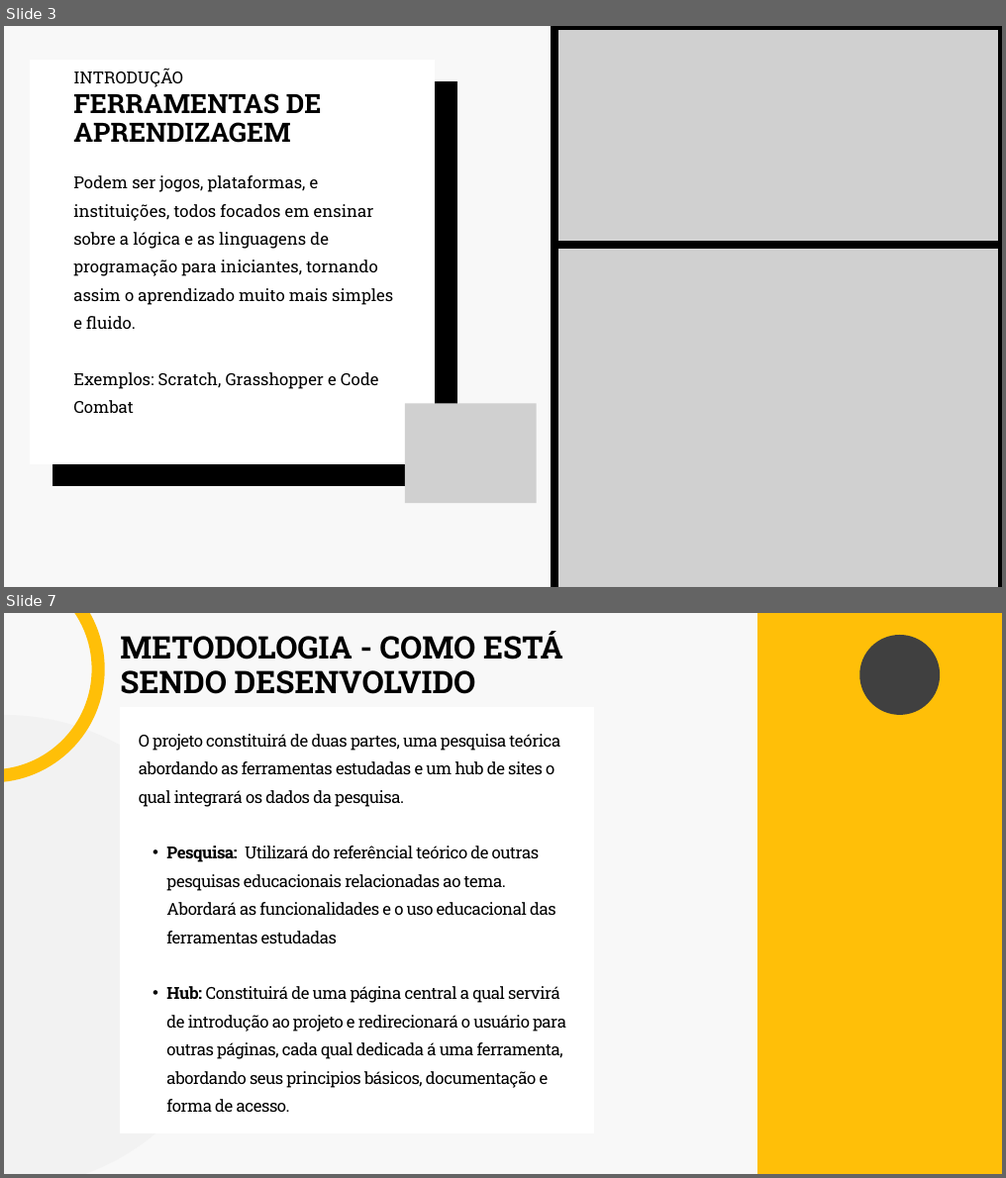
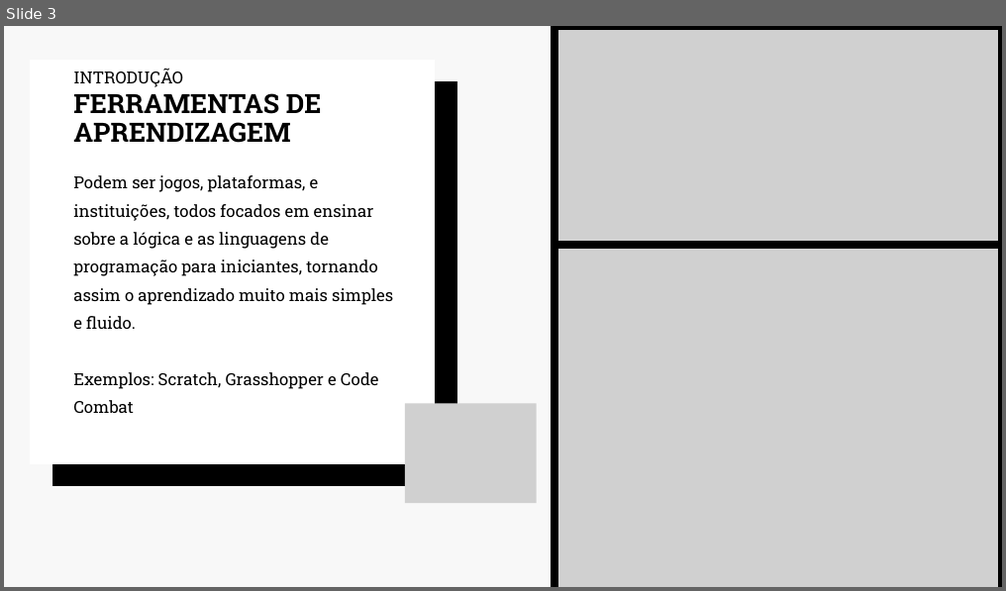
Before and after one commit to etecvav26-c10/Projeto-TCC-Etecvav---Ferramentas-de-Aprendizagem-na-Informatica, a slide deck: TCC_2026/Apresentação.pptx. Shown one above the other, each under a label of ours: slides 3 and 7 before the commit, slide 3 after it; the slides between them are not shown. The pictures are 1006x1178 and 1006x591 pixels, drawn with LibreOffice and Linux fonts; fonts in the diff are those of the drawing; grey boxes stand for pictures. Boxes give left, top, right and bottom in pixels: in the first picture for what was removed or moved away, otherwise in the second. Text is boxed around its words. In the diff, an @@ line names an element or a change of style, - is before the commit and + after.

```diff
--- a/TCC_2026/Apresentação.pptx
+++ b/TCC_2026/Apresentação.pptx
@@ slide 7 removed at [4, 613, 1002, 1174], background #F8F8F8 @@
@@ freeform shape removed at [4, 613, 98, 776] @@
@@ text removed at [120, 631, 562, 694] @@
-METODOLOGIA - COMO ESTÁ SENDO DESENVOLVIDO
@@ freeform shape removed at [757, 613, 1002, 1174] @@
@@ freeform shape removed at [859, 635, 941, 715] @@
@@ freeform shape removed at [4, 715, 241, 1174] @@
@@ freeform shape removed at [120, 707, 594, 1134] @@
@@ text removed at [139, 734, 566, 1112] @@
-O projeto constituirá de duas partes, uma pesquisa teórica abordando as ferramentas estudadas e um hub de sites o qual integrará os dados da pesquisa.
-  • Pesquisa: Utilizará do referêncial teórico de outras pesquisas educacionais relacionadas ao tema. Abordará as funcionalidades e o uso educacional das ferramentas estudadas
-  • Hub: Constituirá de uma página central a qual servirá de introdução ao projeto e redirecionará o usuário para outras páginas, cada qual dedicada á uma ferramenta, abordando seus principios básicos, documentação e forma de acesso.
```
Also in this commit, not shown: 2 slides changed, 4 slides added, 2 other slides removed, 6 other files.
